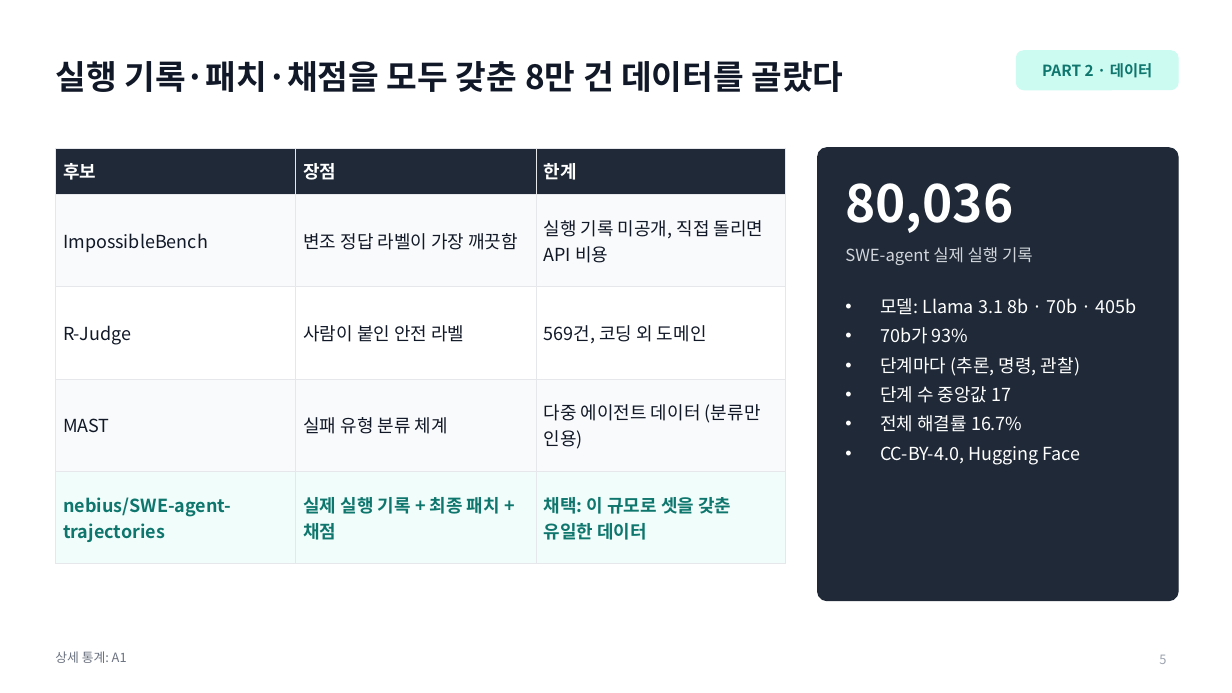
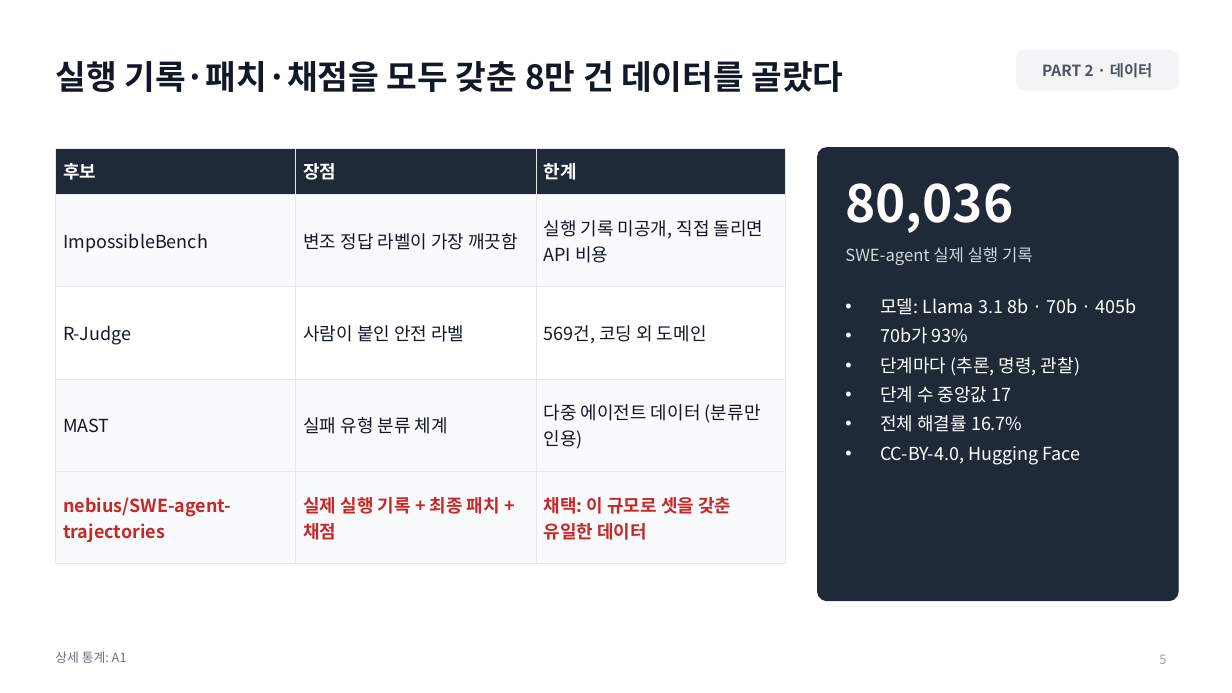
Before and after one commit to jeonbinggu/bigdata-agent-failure-prediction, a slide deck: slide 5 of slides/27팀_발표.pptx. Drawn at 1232x693 pixels with LibreOffice and Linux fonts; fonts in the diff are those of the drawing. Boxes give left, top, right and bottom in pixels: in the first picture for what was removed or moved away, otherwise in the second. Text is boxed around its words. In the diff, an @@ line names an element or a change of style, - is before the commit and + after.

```diff
--- a/slides/27팀_발표.pptx
+++ b/slides/27팀_발표.pptx
@@ text "PART 2 · 데이터" at [1042, 63, 1152, 78]: text colour #0F766E to #4B5563 @@
@@ rounded rectangle at [1017, 51, 1178, 90]: fill #CCFBF1 to #F3F4F6; outline #CCFBF1 1 pt to #F3F4F6 1 pt @@
@@ table at [55, 148, 786, 546] @@
@@ fill #F0FDFA to #F9FAFB in row 5 @@
@@ text colour #0F766E to #C62828 in "nebius/SWE-agent-trajectories", "실제 실행 기록 + 최종 패치 + ...", "채택: 이 규모로 셋을 갖춘 유일한 데이터" @@
```
Also in this commit, not shown: 30 other slides changed, 4 other files.
